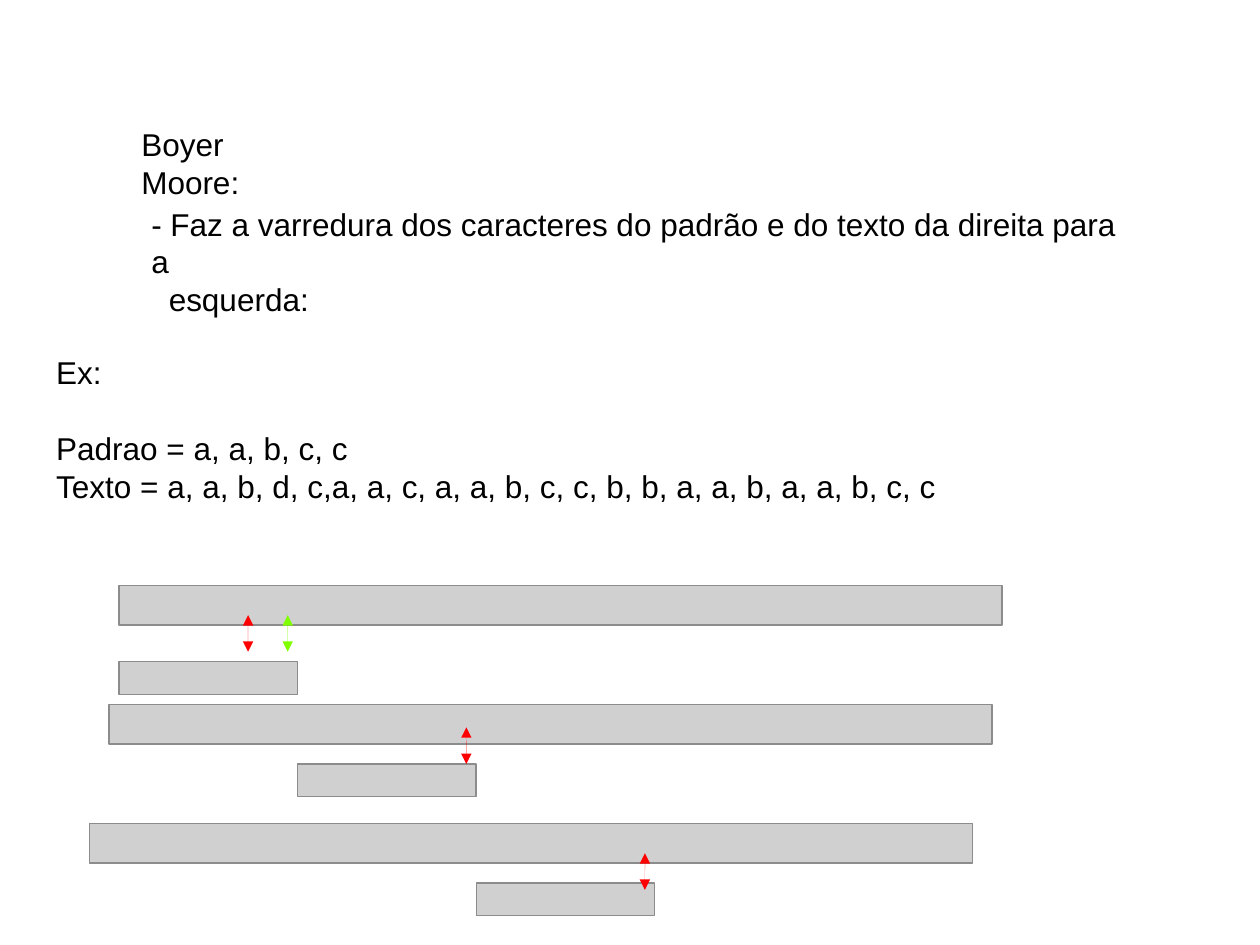
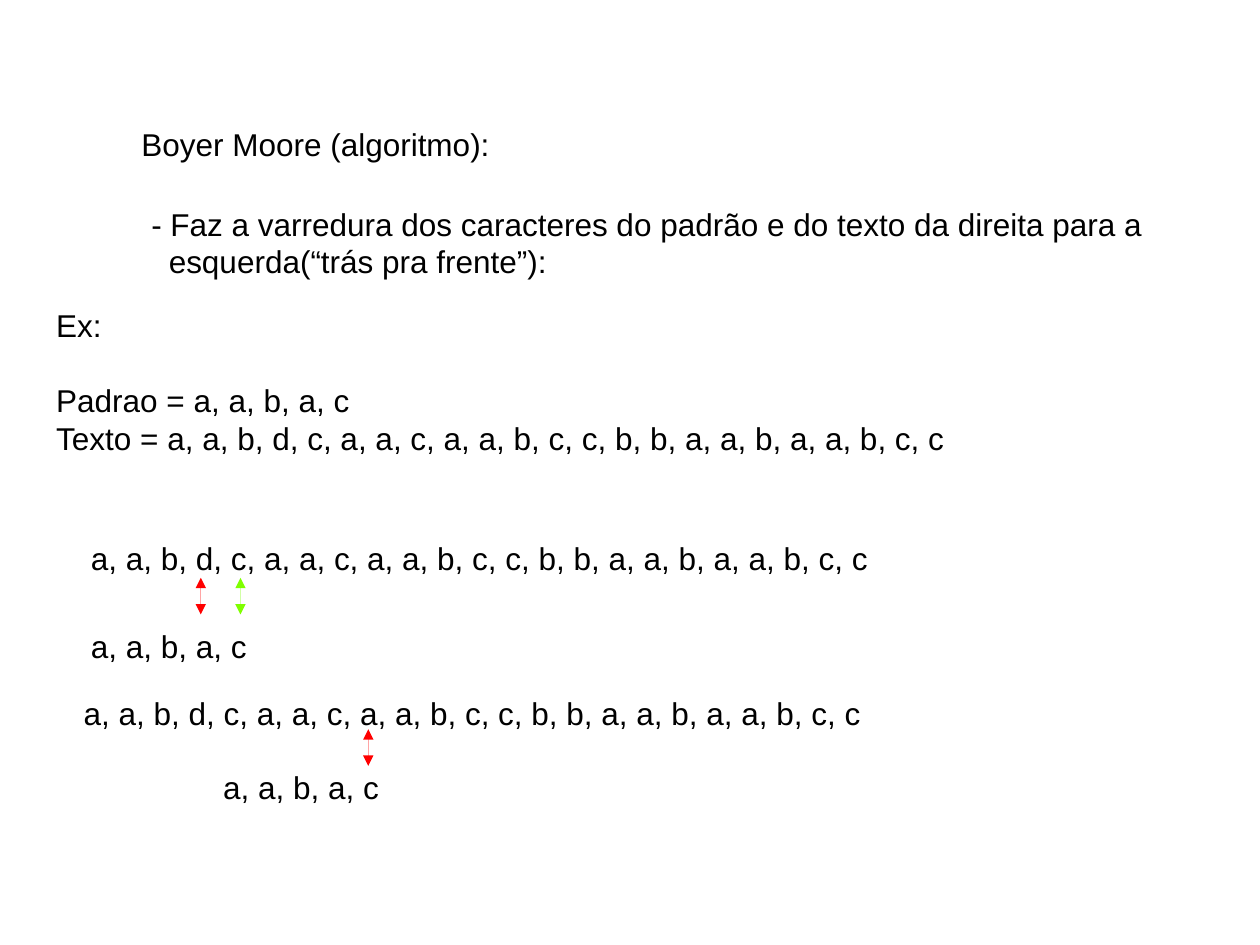
Before and after one commit to BartoAlheiros/Projeto-PAA, a slide deck: slide 11 of PAA 2a Oficina.pptx (slide 6 before the commit). Drawn at 1260x945 pixels with LibreOffice and Linux fonts; fonts in the diff are those of the drawing; grey boxes stand for pictures; background and template pictures are left out. Boxes give left, top, right and bottom in pixels: in the first picture for what was removed or moved away, otherwise in the second. Text is boxed around its words. In the diff, an @@ line names an element or a change of style, - is before the commit and + after.

```diff
--- a/PAA 2a Oficina.pptx
+++ b/PAA 2a Oficina.pptx
@@ text at bbox=[141, 133, 489, 162]: text changed @@
-Boyer Moore:
+Boyer Moore (algoritmo):
@@ text at bbox=[169, 249, 546, 279]: text changed @@
-esquerda:
+esquerda(“trás pra frente”):
@@ text "Ex:": place and size @@
-text "Ex:" at bbox=[56, 362, 936, 502]
+text "Ex:" at bbox=[56, 315, 944, 454]
@@ text at bbox=[56, 389, 944, 454]: text changed @@
-Padrao = a, a, b, c, c
-Texto = a, a, b, d, c,a, a, c, a, a, b, c, c, b, b, a, a, b, a, a, b, c, c
+Padrao = a, a, b, a, c
+Texto = a, a, b, d, c, a, a, c, a, a, b, c, c, b, b, a, a, b, a, a, b, c, c
@@ text added at bbox=[91, 547, 868, 574], 18 pt, text #000000 @@
+a, a, b, d, c, a, a, c, a, a, b, c, c, b, b, a, a, b, a, a, b, c, c
@@ picture removed at bbox=[118, 586, 1002, 625] @@
@@ double arrow moved from (248, 651) - (248, 615) to (200, 615) - (200, 578) @@
@@ double arrow moved from (287, 651) - (287, 615) to (241, 615) - (241, 578) @@
@@ text added at bbox=[91, 635, 247, 662], 18 pt, text #000000 @@
+a, a, b, a, c
@@ picture removed at bbox=[118, 662, 297, 694] @@
@@ text added at bbox=[84, 702, 861, 731], 18 pt, text #000000 @@
+a, a, b, d, c, a, a, c, a, a, b, c, c, b, b, a, a, b, a, a, b, c, c
@@ picture removed at bbox=[110, 704, 993, 743] @@
@@ double arrow moved from (466, 764) - (466, 727) to (368, 766) - (368, 730) @@
@@ text added at bbox=[223, 776, 379, 803], 18 pt, text #000000 @@
+a, a, b, a, c
@@ picture removed at bbox=[297, 764, 476, 796] @@
@@ picture removed at bbox=[89, 824, 973, 863] @@
@@ double arrow removed from (645, 890) to (645, 853) @@
@@ picture removed at bbox=[476, 883, 655, 916] @@
```
Also in this commit, not shown: 2 other slides changed, 13 slides added, 3 slides removed, 2 other files.
